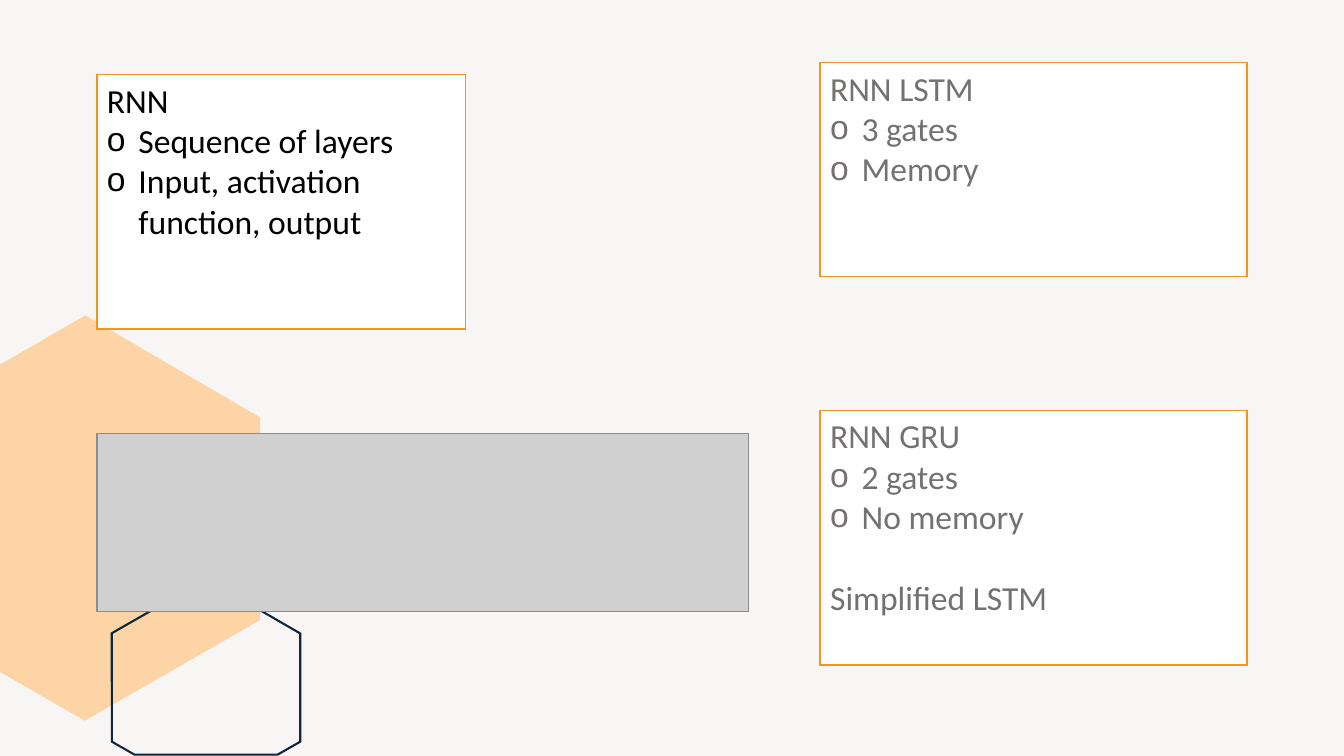
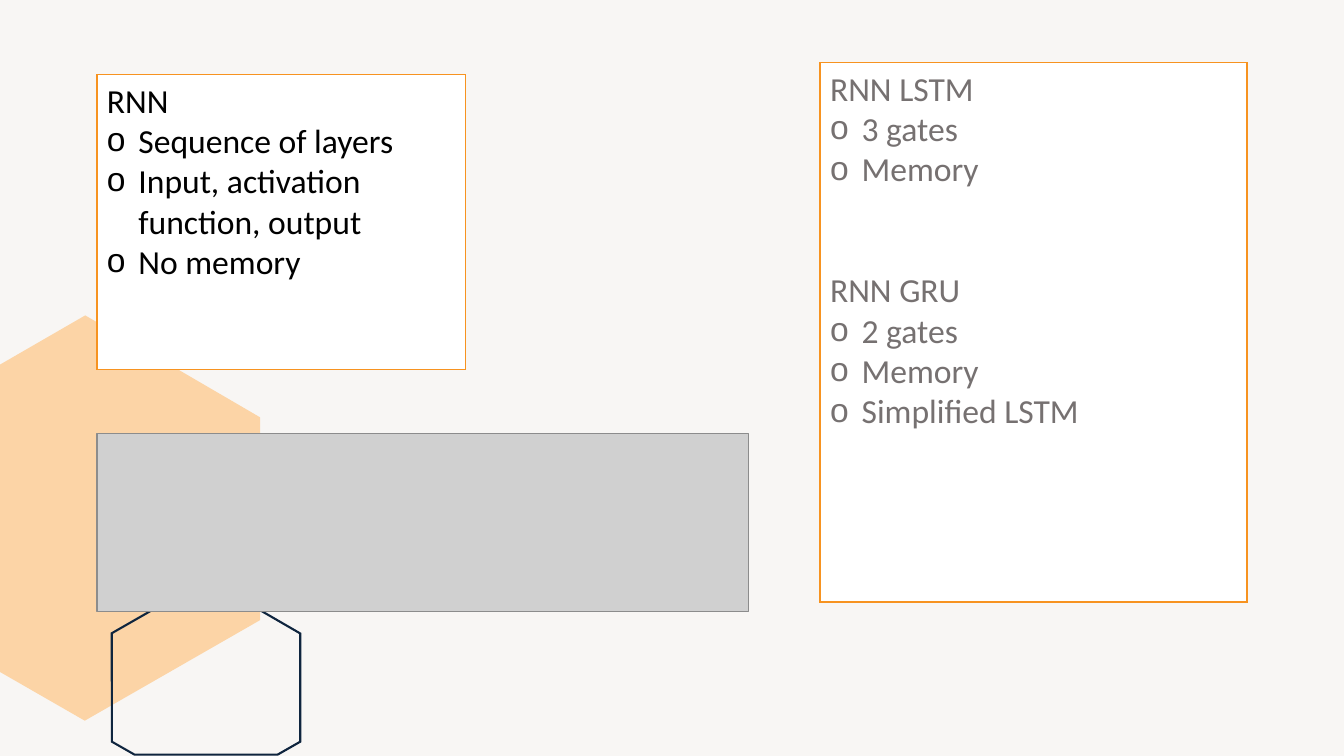
Before and after one commit to marti1999/TFG, a slide deck: slide 20 of informes/entrega final/presentation.pptx. Drawn at 1344x756 pixels with LibreOffice and Linux fonts; fonts in the diff are those of the drawing; grey boxes stand for pictures. Boxes give left, top, right and bottom in pixels: in the first picture for what was removed or moved away, otherwise in the second. Text is boxed around its words. In the diff, an @@ line names an element or a change of style, - is before the commit and + after.

```diff
--- a/informes/entrega final/presentation.pptx
+++ b/informes/entrega final/presentation.pptx
@@ rectangle "RNN": place and size @@
-rectangle "RNN" at <box>97,75,466,329</box>
+rectangle "RNN" at <box>97,75,466,370</box>
@@ rectangle "RNN LSTM": place and size @@
-rectangle "RNN LSTM" at <box>821,63,1247,276</box>
+rectangle "RNN LSTM" at <box>821,63,1247,602</box>
@@ text in rectangle at <box>138,252,300,280</box>: paragraph added @@
+o No memory
@@ text in rectangle at <box>830,280,1078,429</box>: paragraphs added @@
+RNN GRU
+o 2 gates
+o Memory
+o Simplified LSTM
@@ rectangle removed at <box>821,410,1247,664</box> @@
-RNN GRU
-o 2 gates
-o No memory
-Simplified LSTM
```
Also in this commit, not shown: 4 other slides changed, 1 slide added, 1 other file.
